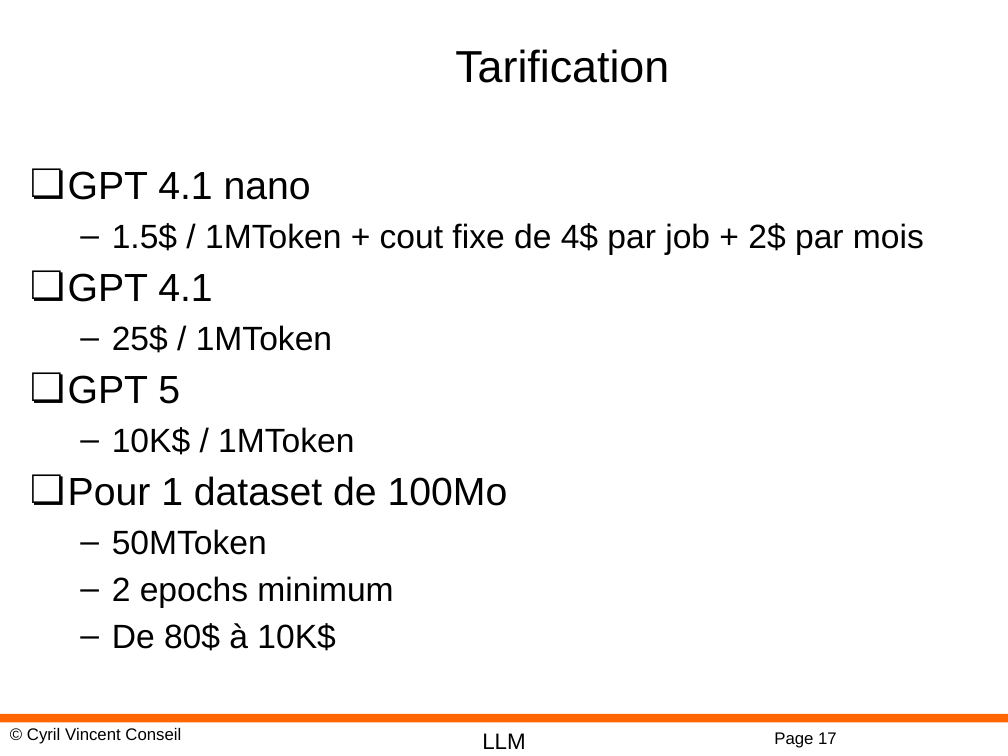
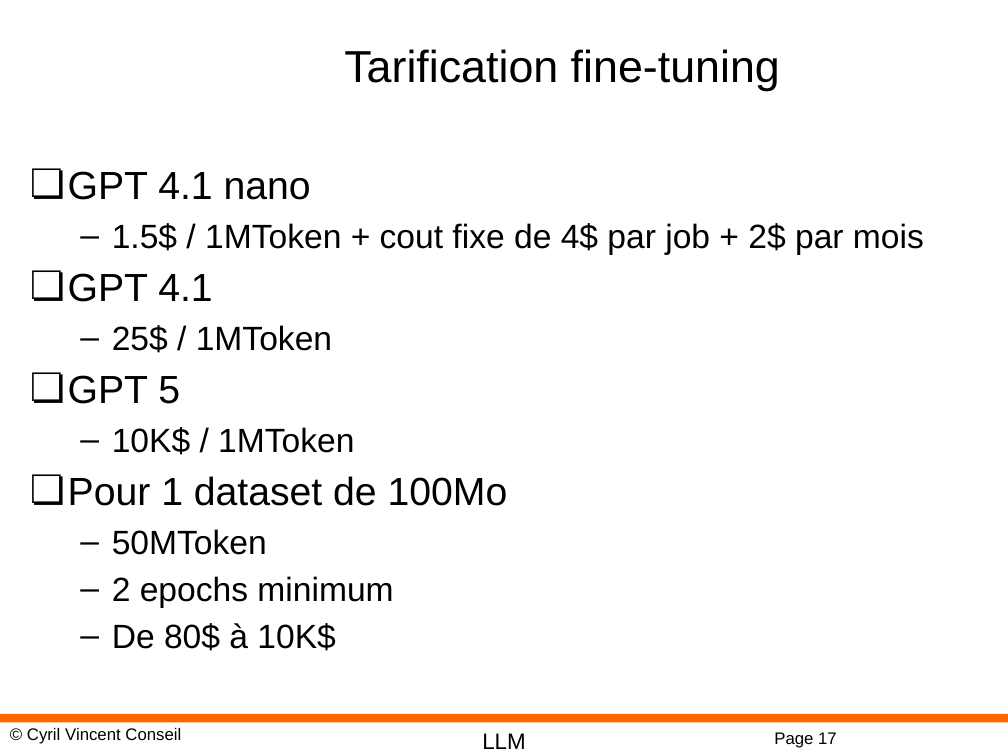
Before and after one commit to cyrilvincent/rag, a slide deck: slide 17 of ppt/RAG13-FineTuning.pptx. Drawn at 1008x756 pixels with LibreOffice and Linux fonts; fonts in the diff are those of the drawing; background and template pictures are left out. Boxes give left, top, right and bottom in pixels: in the first picture for what was removed or moved away, otherwise in the second. Text is boxed around its words. In the diff, an @@ line names an element or a change of style, - is before the commit and + after.

```diff
--- a/ppt/RAG13-FineTuning.pptx
+++ b/ppt/RAG13-FineTuning.pptx
@@ title at box(344, 49, 780, 91): text changed @@
-Tarification
+Tarification fine-tuning
```
Also in this commit, not shown: 2 other slides changed, 7 other files.
